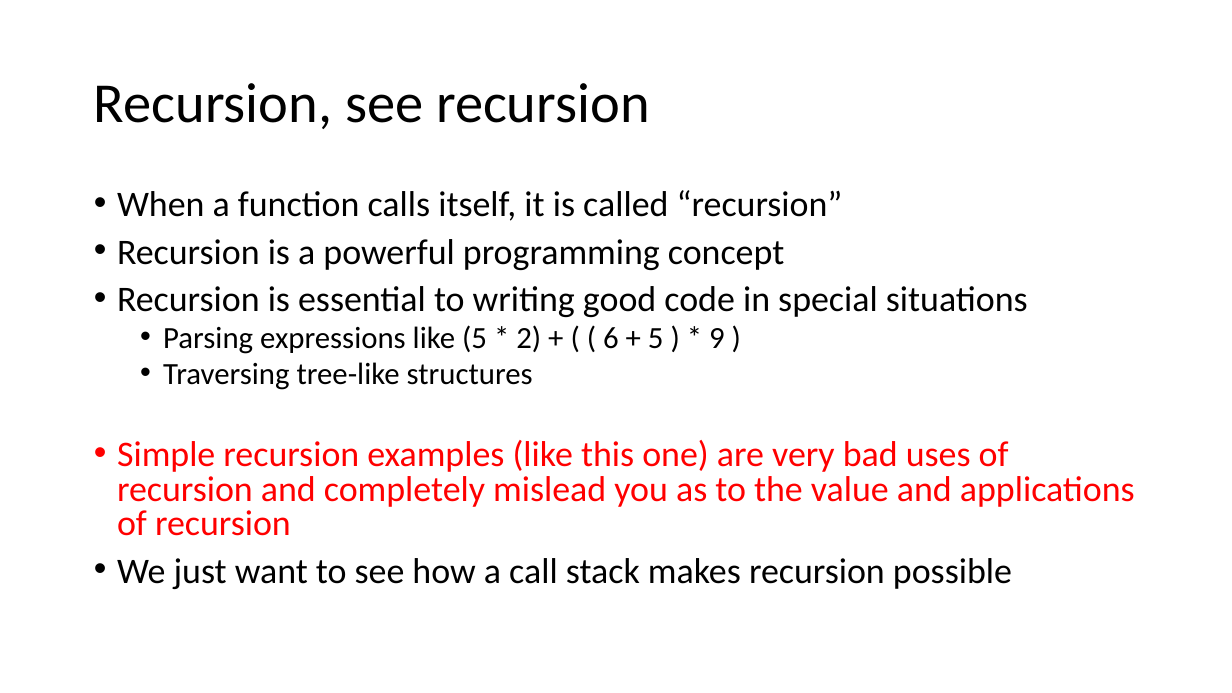
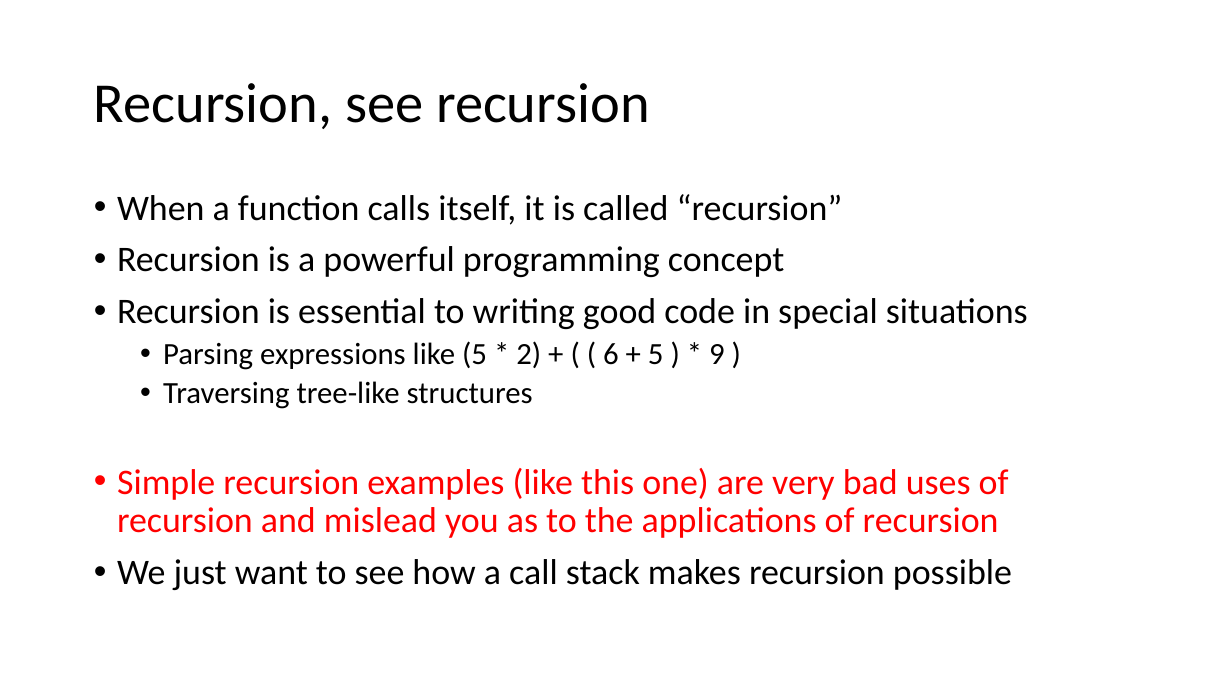
Before and after one commit to csev/cc4e, a slide deck: slide 13 of lectures/KR-4.pptx. Drawn at 1232x693 pixels with LibreOffice and Linux fonts; fonts in the diff are those of the drawing. Boxes give left, top, right and bottom in pixels: in the first picture for what was removed or moved away, otherwise in the second. Text is boxed around its words. In the diff, an @@ line names an element or a change of style, - is before the commit and + after.

```diff
--- a/lectures/KR-4.pptx
+++ b/lectures/KR-4.pptx
@@ text at [117,194,1028,590]: line spacing 0.8 to 0.9 @@
@@ text at [117,468,1009,538]: text changed @@
-• Simple recursion examples (like this one) are very bad uses of recursion and completely mislead you as to the value and applications of recursion
+• Simple recursion examples (like this one) are very bad uses of recursion and mislead you as to the applications of recursion
```
Also in this commit, not shown: 4 other slides changed, 3 other files.
